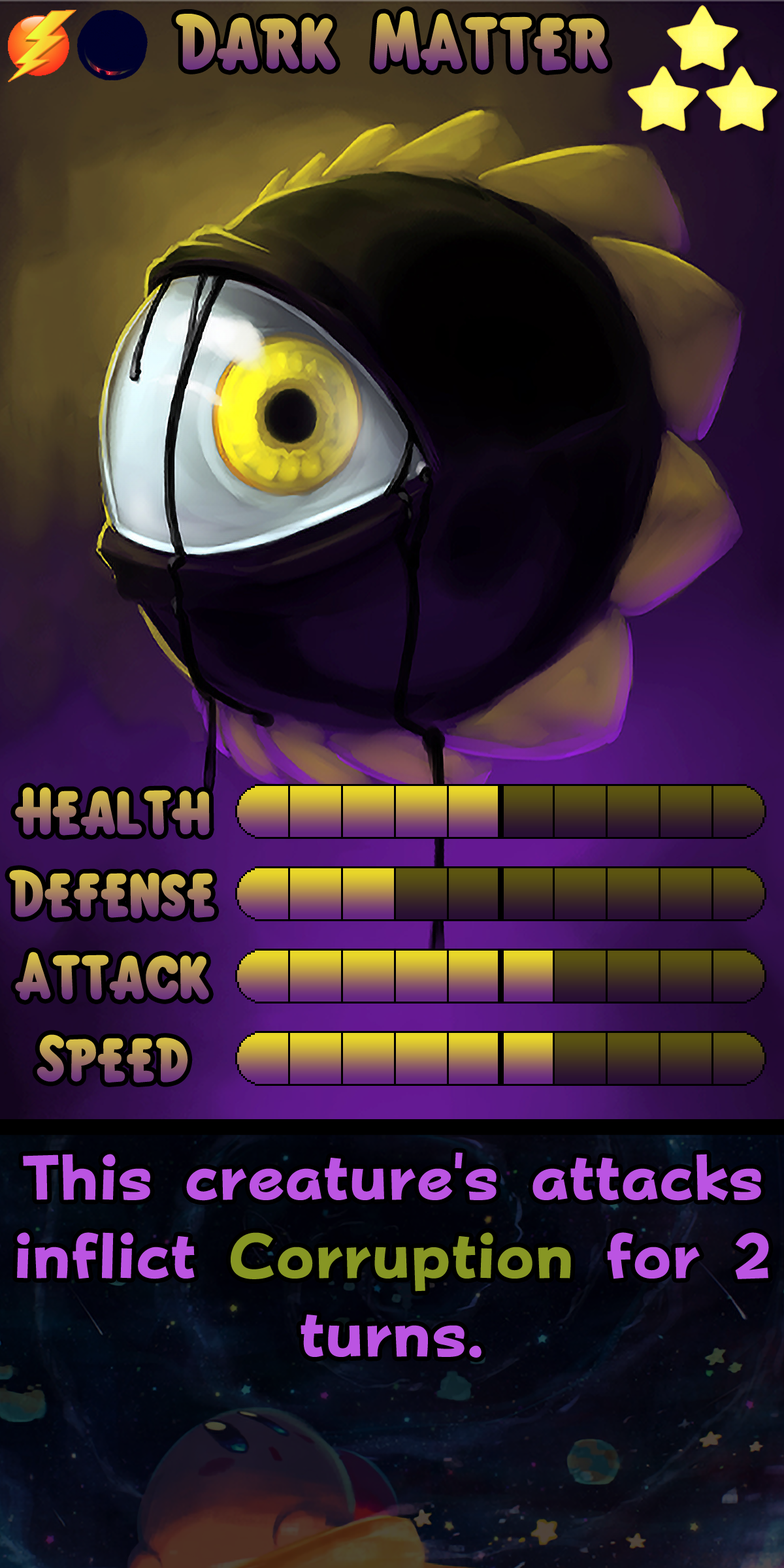
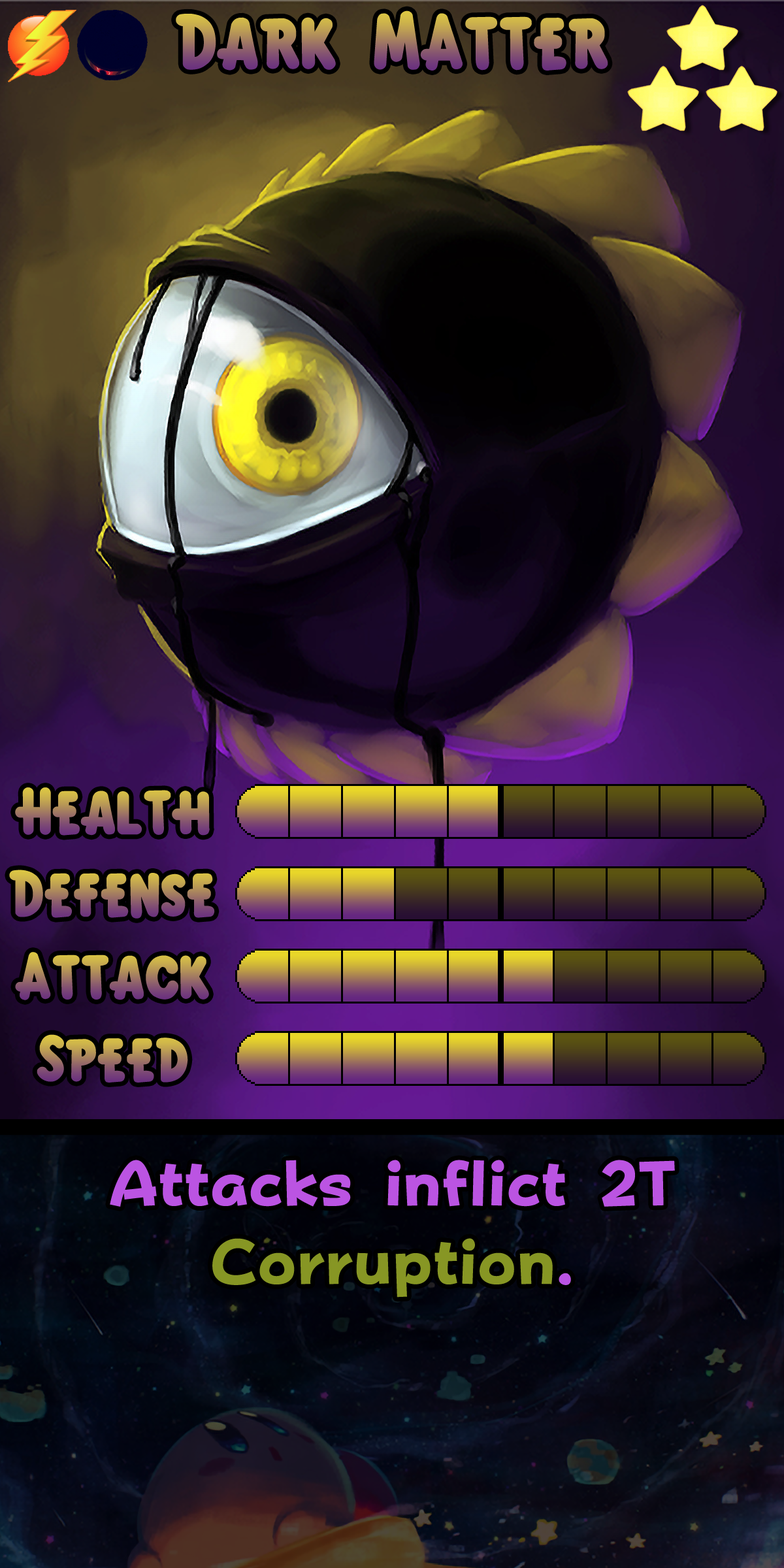
The second 784x1568 image is a revision of the first. Changes to its layers:
painted on "Ability" over 16, 1152, 769, 1358